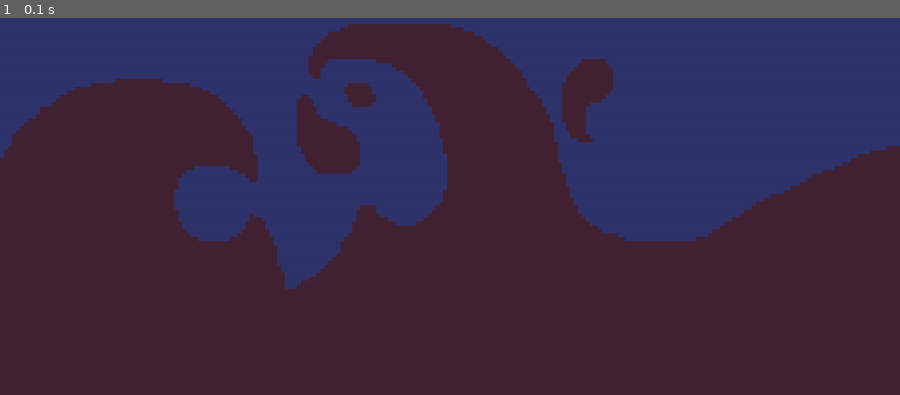
Above: before the commit, frame 1.
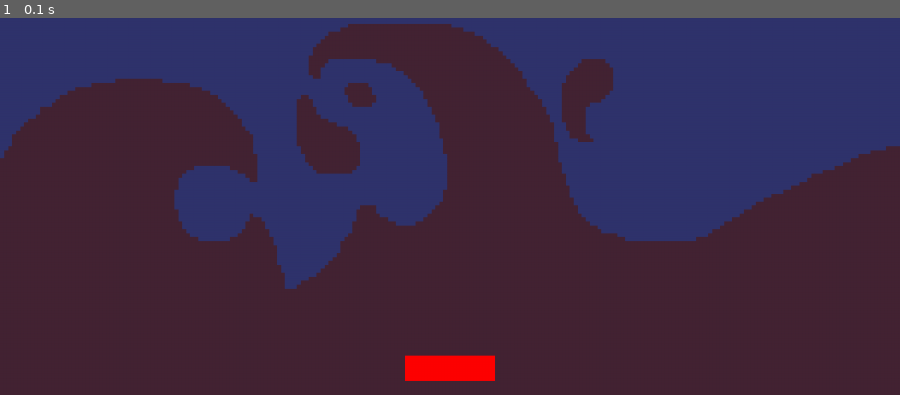
Above: after the commit, the same moment.

Repository: brccabral/Python_Pygame_Breakout
Game: pygame game, started from code/main.py
Same seed, same stepped clock (60 frames per second), same inputs: the game is played once before the commit and once after it.
Inputs:
- Up to frame 1 (0.1 s): no input

The runs differ from the first frame. In frame 1, 0.7% of the frame differs, in the area x 45-55%, y 89-97%.

Commit message:
added player to screen

Diff:
--- a/code/main.py
+++ b/code/main.py
@@ -1,6 +1,7 @@
 import pygame
 import sys
 import time
+from sprites import Player
 from settings import WINDOW_WIDTH, WINDOW_HEIGHT, FRAMERATE
 
 
@@ -15,6 +16,12 @@
 
         # background
         self.bg = self.create_bg()
+
+        # sprites group
+        self.all_sprites = pygame.sprite.Group()
+
+        # sprites
+        self.player = Player(self.all_sprites)
 
     def create_bg(self):
         bg_original = pygame.image.load("graphics/other/bg.png").convert()
@@ -39,6 +46,7 @@
                     sys.exit()
 
             self.display_surface.blit(self.bg, (0, 0))
+            self.all_sprites.draw(self.display_surface)
             # game logic
             pygame.display.update()
             self.clock.tick(FRAMERATE)
--- /dev/null
+++ b/code/sprites.py
@@ -0,0 +1,17 @@
+from typing import List
+import pygame
+from settings import WINDOW_WIDTH, WINDOW_HEIGHT
+
+
+class Player(pygame.sprite.Sprite):
+    def __init__(self, groups: List[pygame.sprite.Group]):
+        super().__init__(groups)
+
+        # setup
+        self.image = pygame.Surface((WINDOW_WIDTH // 10, WINDOW_HEIGHT // 20))
+        self.image.fill("red")
+
+        # position
+        self.rect = self.image.get_rect(
+            midbottom=(WINDOW_WIDTH // 2, WINDOW_HEIGHT - 20)
+        )
